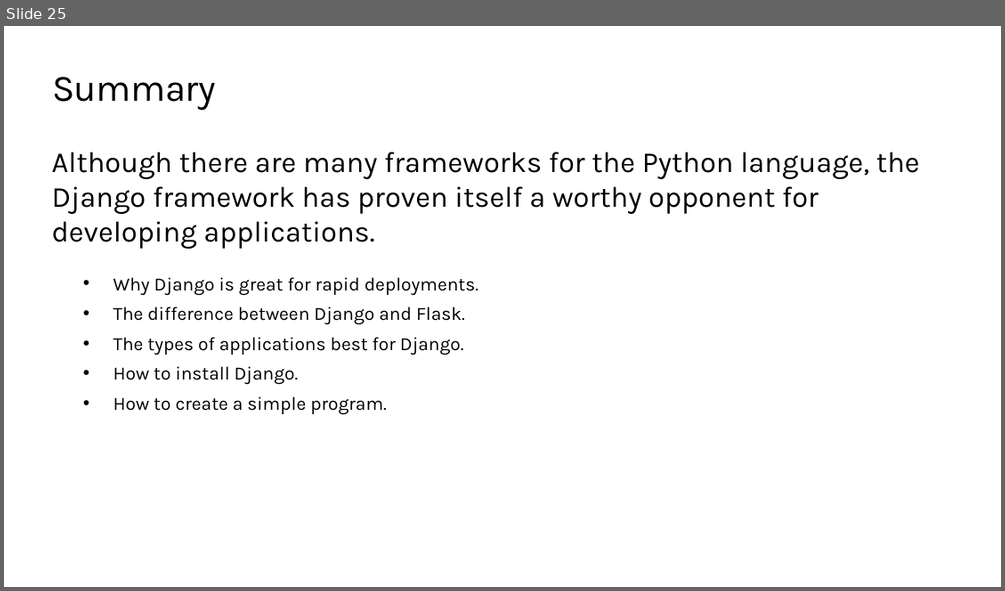
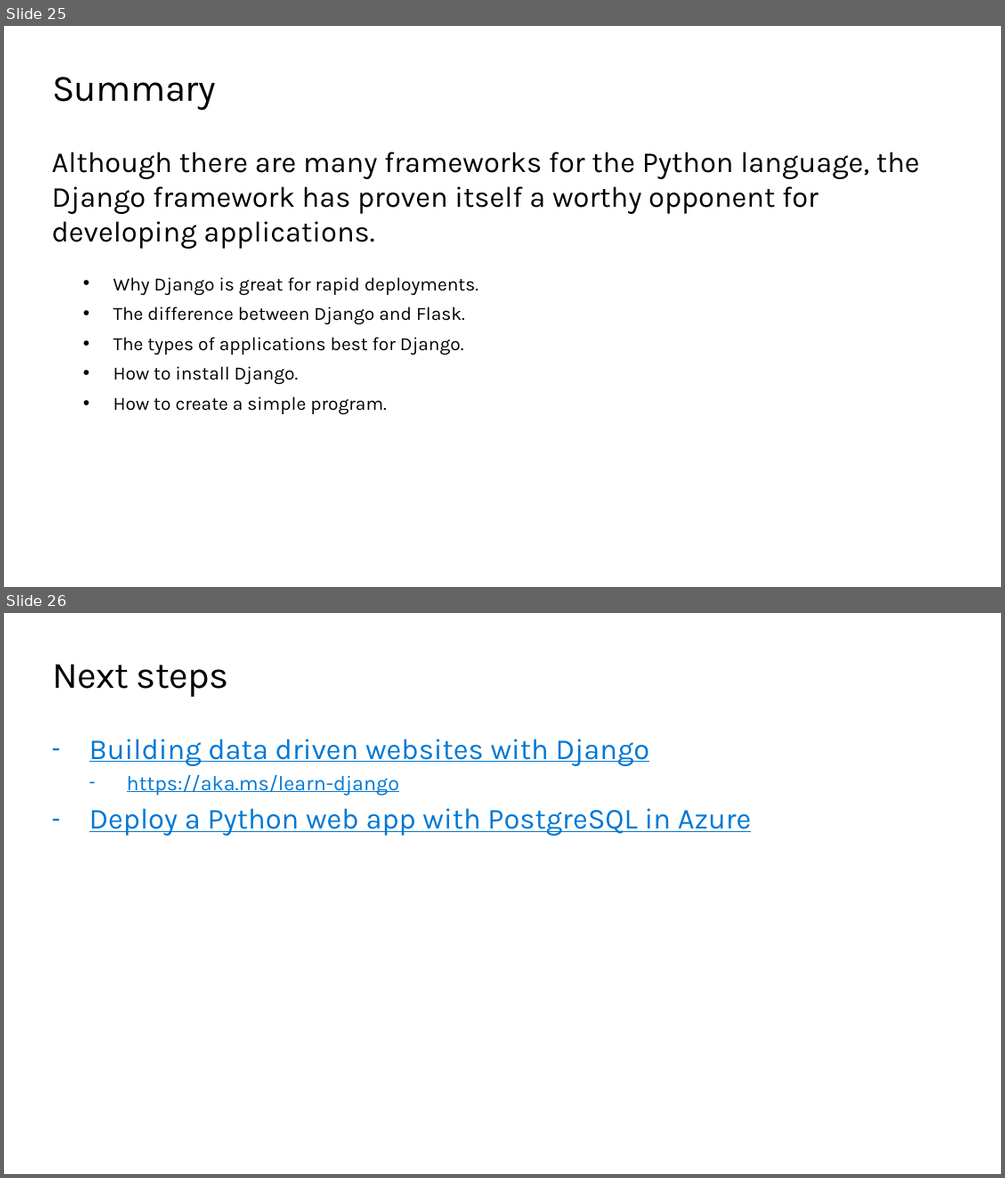
Before and after one commit to microsoft/workshop-library, a slide deck: full/django-get-started/slides.pptx. Shown one above the other, each under a label of ours: slide 25 before the commit, slides 25 and 26 after it. The pictures are 1005x591 and 1005x1178 pixels, drawn with LibreOffice and Linux fonts; fonts in the diff are those of the drawing; background and template pictures are left out. Boxes give left, top, right and bottom in pixels: in the first picture for what was removed or moved away, otherwise in the second. Text is boxed around its words. In the diff, an @@ line names an element or a change of style, - is before the commit and + after.

Commit message:
Added CTA

```diff
--- a/full/django-get-started/slides.pptx
+++ b/full/django-get-started/slides.pptx
@@ slide 26 added at (x1=4, y1=613, x2=1001, y2=1174), background #FFFFFF @@
@@ title added at (x1=52, y1=664, x2=229, y2=697), 36 pt, text #000000 @@
+Next steps
@@ text added at (x1=89, y1=738, x2=752, y2=835), 28 pt, text #0078D4, underline @@
+– Building data driven websites with Django
+  – https://aka.ms/learn-django
+– Deploy a Python web app with PostgreSQL in Azure
```
